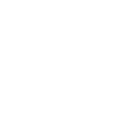
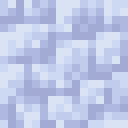
Two versions of the same layered image (w=128, h=128). Layer-by-layer changes:
added layer "Layer 6 copy" above "Layer 6" over [0, 0, 128, 128]
added layer "Layer 6" above "Layer 2" over [0, 0, 128, 128]
showed "silver stone" over [0, 0, 128, 128]
